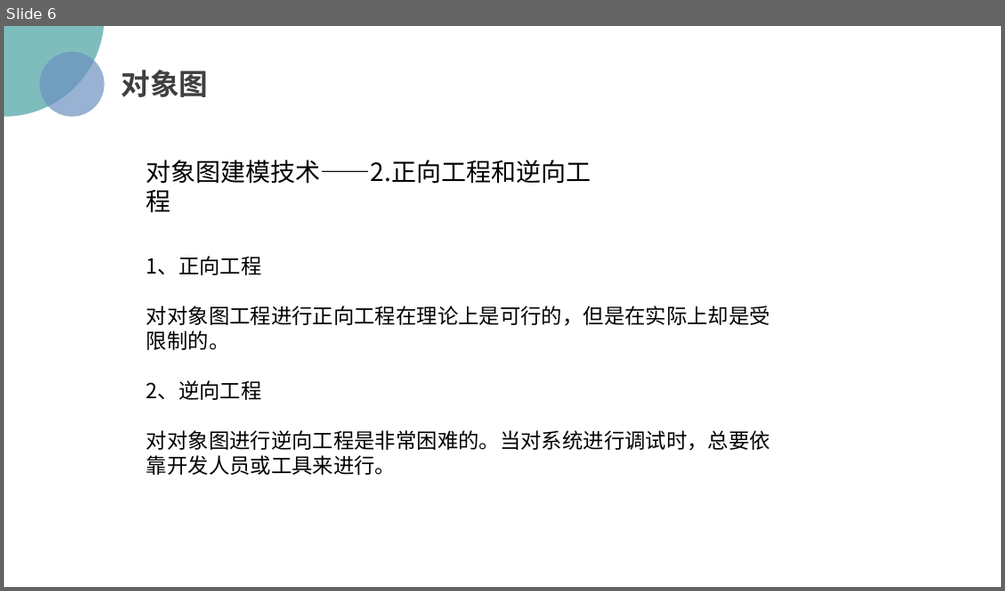
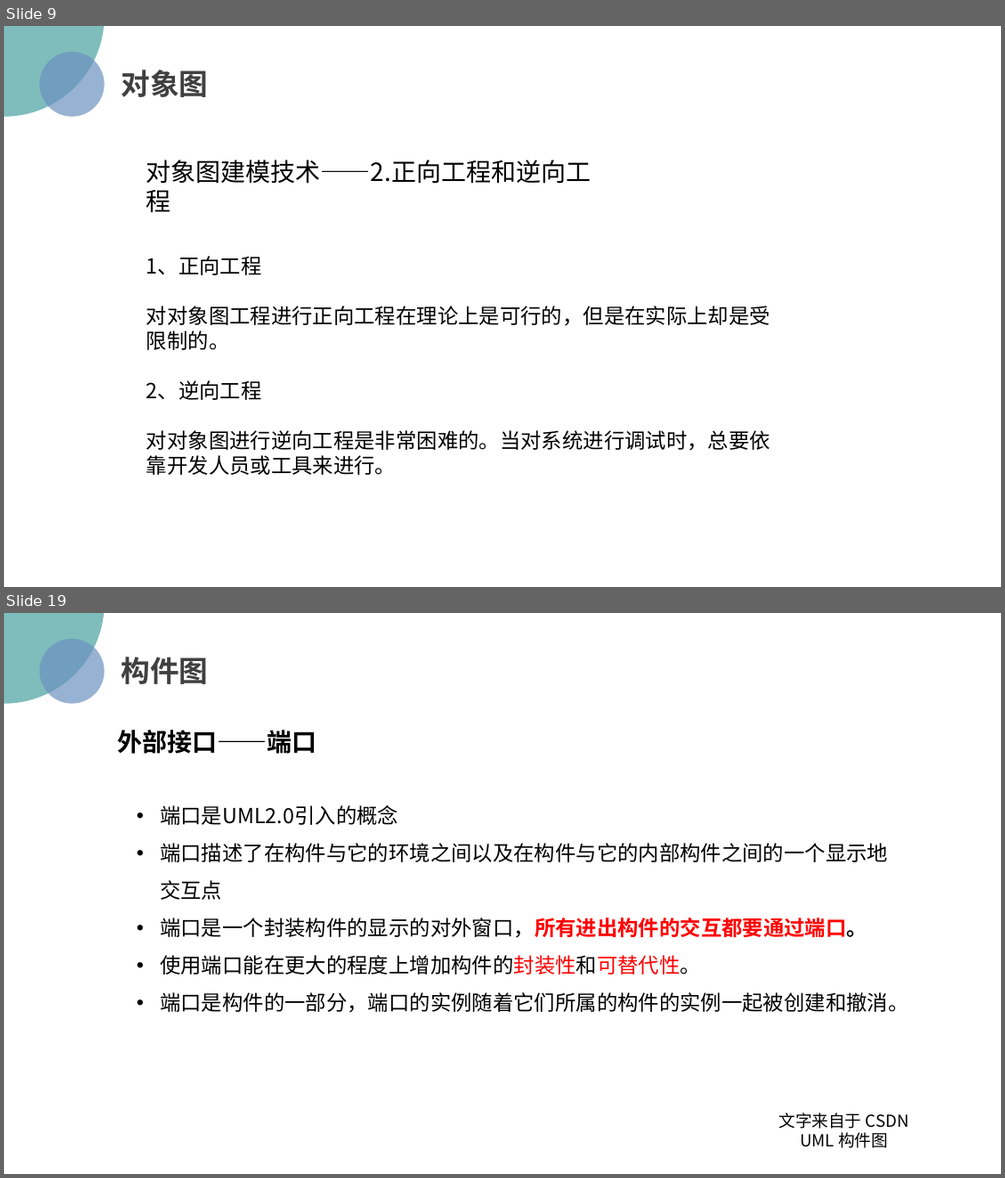
Before and after one commit to PRD2018/PRD2018-G15, a slide deck: 2018-12-9/uml-对象图.pptx. Shown one above the other, each under a label of ours: slide 6 before the commit, slides 9 and 19 after it; the slides between them are not shown. The pictures are 1005x591 and 1005x1178 pixels, drawn with LibreOffice and Linux fonts; fonts in the diff are those of the drawing; background and template pictures are left out. Boxes give left, top, right and bottom in pixels: in the first picture for what was removed or moved away, otherwise in the second. Text is boxed around its words. In the diff, an @@ line names an element or a change of style, - is before the commit and + after.

```diff
--- a/2018-12-9/uml-对象图.pptx
+++ b/2018-12-9/uml-对象图.pptx
@@ slide 19 added at (x1=4, y1=613, x2=1001, y2=1174), background picture (left out) @@
@@ ellipse added at (x1=4, y1=613, x2=105, y2=704), fill #48A2A0 at 70% opacity @@
@@ ellipse added at (x1=39, y1=639, x2=105, y2=704), fill #6C92C0 at 70% opacity @@
@@ text added at (x1=121, y1=657, x2=209, y2=684), 28 pt, text #404040, bold @@
+构件图
@@ text added at (x1=117, y1=730, x2=316, y2=754), 24 pt, text #000000, bold @@
+外部接口——端口
@@ text added at (x1=160, y1=805, x2=908, y2=1013), 20 pt, text #000000 @@
+• 端口是UML2.0引入的概念
+• 端口描述了在构件与它的环境之间以及在构件与它的内部构件之间的一个显示地交互点
+• 端口是一个封装构件的显示的对外窗口，所有进出构件的交互都要通过端口。
+• 使用端口能在更大的程度上增加构件的封装性和可替代性。
+• 端口是构件的一部分，端口的实例随着它们所属的构件的实例一起被创建和撤消。
@@ text added at (x1=779, y1=1112, x2=909, y2=1148), 16 pt, text #000000 @@
+文字来自于 CSDN
+UML 构件图
@@ what was slide 6 is now slide 9 @@
```
Also in this commit, not shown: 2 slides changed, 28 other slides added, 1 other file.
